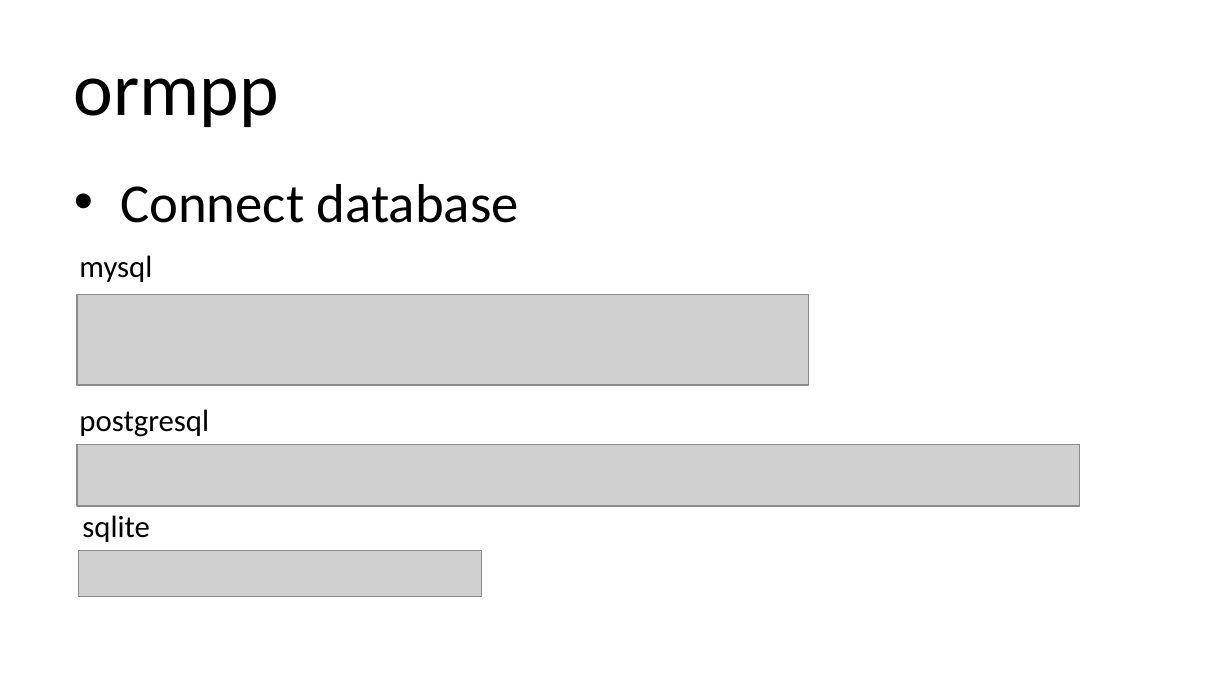
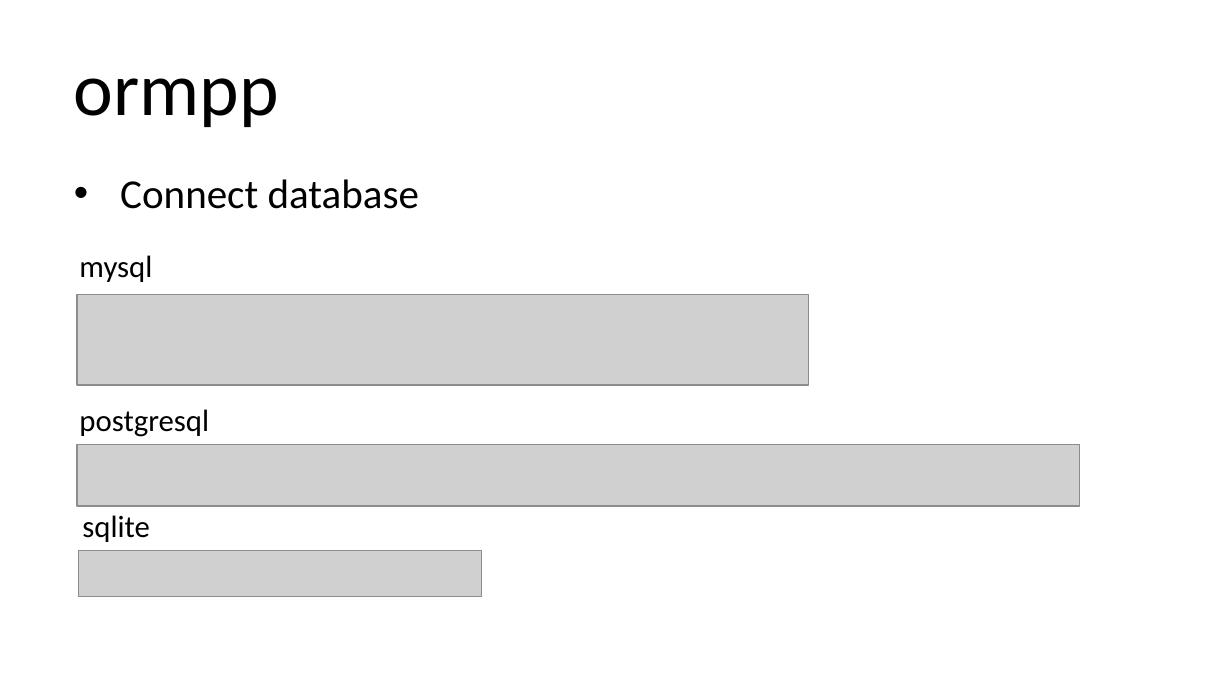
Before and after one commit to qicosmos/cppcon2018, a slide deck: slide 41 of cppcon2018.pptx. Drawn at 1232x693 pixels with LibreOffice and Linux fonts; fonts in the diff are those of the drawing; grey boxes stand for pictures. Boxes give left, top, right and bottom in pixels: in the first picture for what was removed or moved away, otherwise in the second. Text is boxed around its words. In the diff, an @@ line names an element or a change of style, - is before the commit and + after.

```diff
--- a/cppcon2018.pptx
+++ b/cppcon2018.pptx
@@ text "Connect database" at (120,179,419,209): size 32 to 24 pt; less space between paragraphs @@
```
Also in this commit, not shown: 9 other slides changed, 3 slides added, 3 slides removed.
